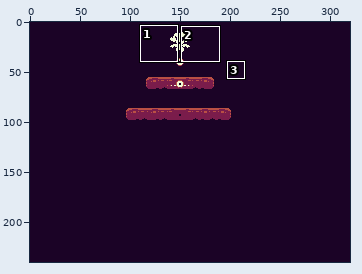
Pixel-art file: Assets/Sprites/Main.aseprite. The picture above shows the old version from afar; the outline marks the close-up.
Close-up. Earlier state:
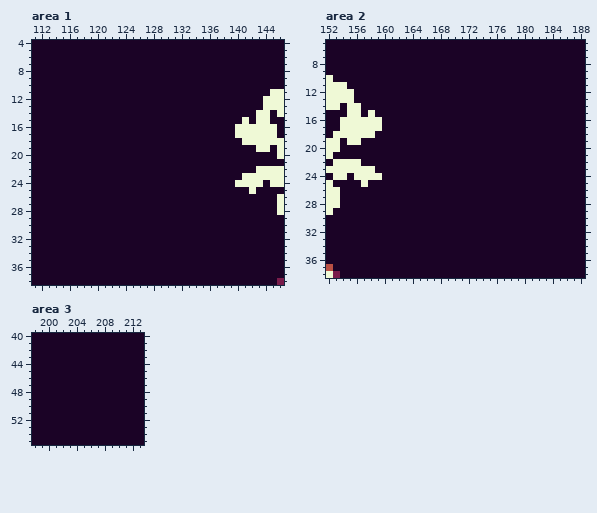
320x240 pixels, 1 frame. Shown: area 1: x 111..146, y 4..38; area 2: x 152..188, y 5..38; area 3: x 198..213, y 40..55.
Now the later version:
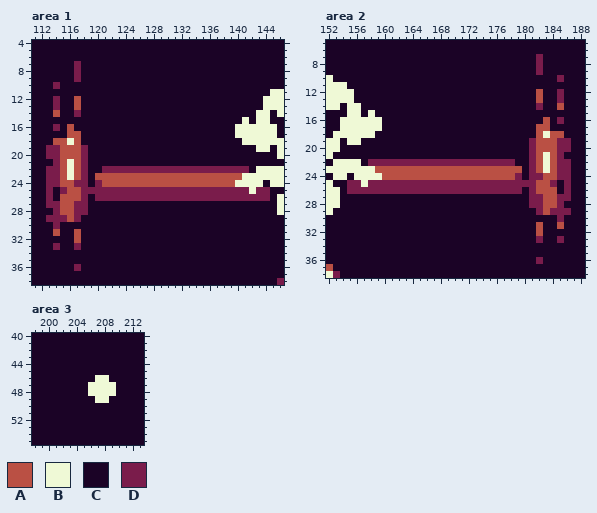
Palette (. is transparent): A #ba5044  B #eff9d6  C #1b0326  D #7a1c4b
What changed:
layer "Particle1" added
layer "ShootingRail" added
--- area 1, layer "ShootingRail"
@@ x 111..146 @@
  6 CCCCCCCCCCCCCCCCCCCCCCCCCCCCCCCCCCCC
- 7 CCCCCCCCCCCCCCCCCCCCCCCCCCCCCCCCCCCC
- 8 CCCCCCCCCCCCCCCCCCCCCCCCCCCCCCCCCCCC
- 9 CCCCCCCCCCCCCCCCCCCCCCCCCCCCCCCCCCCC
-10 CCCCCCCCCCCCCCCCCCCCCCCCCCCCCCCCCCCC
+ 7 CCCCCCDCCCCCCCCCCCCCCCCCCCCCCCCCCCCC
+ 8 CCCCCCDCCCCCCCCCCCCCCCCCCCCCCCCCCCCC
+ 9 CCCCCCDCCCCCCCCCCCCCCCCCCCCCCCCCCCCC
+10 CCCDCCCCCCCCCCCCCCCCCCCCCCCCCCCCCCCC
 11 CCCCCCCCCCCCCCCCCCCCCCCCCCCCCCCCCCBB
-12 CCCCCCCCCCCCCCCCCCCCCCCCCCCCCCCCCBBB
-13 CCCCCCCCCCCCCCCCCCCCCCCCCCCCCCCCCBBB
-14 CCCCCCCCCCCCCCCCCCCCCCCCCCCCCCCCBBCB
+12 CCCDCCACCCCCCCCCCCCCCCCCCCCCCCCCCBBB
+13 CCCDCCACCCCCCCCCCCCCCCCCCCCCCCCCCBBB
+14 CCCACCDCCCCCCCCCCCCCCCCCCCCCCCCCBBCB
 15 CCCCCCCCCCCCCCCCCCCCCCCCCCCCCCBCBBCC
-16 CCCCCCCCCCCCCCCCCCCCCCCCCCCCCBBBBBBC
-17 CCCCCCCCCCCCCCCCCCCCCCCCCCCCCBBBBBBC
-18 CCCCCCCCCCCCCCCCCCCCCCCCCCCCCCBBBBBB
-19 CCCCCCCCCCCCCCCCCCCCCCCCCCCCCCCCBBCB
-20 CCCCCCCCCCCCCCCCCCCCCCCCCCCCCCCCCCCB
-21 CCCCCCCCCCCCCCCCCCCCCCCCCCCCCCCCCCCC
-22 CCCCCCCCCCCCCCCCCCCCCCCCCCCCCCCCBBBB
-23 CCCCCCCCCCCCCCCCCCCCCCCCCCCCCCBBBBBB
-24 CCCCCCCCCCCCCCCCCCCCCCCCCCCCCBBBBCBB
-25 CCCCCCCCCCCCCCCCCCCCCCCCCCCCCCCBCCCC
-26 CCCCCCCCCCCCCCCCCCCCCCCCCCCCCCCCCCCB
-27 CCCCCCCCCCCCCCCCCCCCCCCCCCCCCCCCCCCB
-28 CCCCCCCCCCCCCCCCCCCCCCCCCCCCCCCCCCCB
-29 CCCCCCCCCCCCCCCCCCCCCCCCCCCCCCCCCCCC
-30 CCCCCCCCCCCCCCCCCCCCCCCCCCCCCCCCCCCC
-31 CCCCCCCCCCCCCCCCCCCCCCCCCCCCCCCCCCCC
-32 CCCCCCCCCCCCCCCCCCCCCCCCCCCCCCCCCCCC
-33 CCCCCCCCCCCCCCCCCCCCCCCCCCCCCCCCCCCC
+16 CCCDCACCCCCCCCCCCCCCCCCCCCCCCBBBBBBC
+17 CCCCCAACCCCCCCCCCCCCCCCCCCCCCBBBBBBC
+18 CCCAABACCCCCCCCCCCCCCCCCCCCCCCBBBBBB
+19 CCDDAAADCCCCCCCCCCCCCCCCCCCCCCCCBBCB
+20 CCDDAAADCCCCCCCCCCCCCCCCCCCCCCCCCCCB
+21 CCCDABADCCCCCCCCCCCCCCCCCCCCCCCCCCCC
+22 CCDDABADCCDDDDDDDDDDDDDDDDDDDDDCBBBB
+23 CCDDABADCAAAAAAAAAAAAAAAAAAAAABBBBBB
+24 CCDDAADDCDAAAAAAAAAAAAAAAAAAABBBBCBB
+25 CCDCDAADDDDDDDDDDDDDDDDDDDDDDDDBDDCC
+26 CCDCAAADCDDDDDDDDDDDDDDDDDDDDDDDDDCB
+27 CCDDAADDCCCCCCCCCCCCCCCCCCCCCCCCCCCB
+28 CCCDAADDCCCCCCCCCCCCCCCCCCCCCCCCCCCB
+29 CCDDDADCCCCCCCCCCCCCCCCCCCCCCCCCCCCC
+30 CCCDCCCCCCCCCCCCCCCCCCCCCCCCCCCCCCCC
+31 CCCACCACCCCCCCCCCCCCCCCCCCCCCCCCCCCC
+32 CCCCCCACCCCCCCCCCCCCCCCCCCCCCCCCCCCC
+33 CCCDCCDCCCCCCCCCCCCCCCCCCCCCCCCCCCCC
 34 CCCCCCCCCCCCCCCCCCCCCCCCCCCCCCCCCCCC
 35 CCCCCCCCCCCCCCCCCCCCCCCCCCCCCCCCCCCC
-36 CCCCCCCCCCCCCCCCCCCCCCCCCCCCCCCCCCCC
+36 CCCCCCDCCCCCCCCCCCCCCCCCCCCCCCCCCCCC
 37 CCCCCCCCCCCCCCCCCCCCCCCCCCCCCCCCCCCC
--- area 2, layer "ShootingRail"
@@ x 152..188 @@
  6 CCCCCCCCCCCCCCCCCCCCCCCCCCCCCCCCCCCCC
- 7 CCCCCCCCCCCCCCCCCCCCCCCCCCCCCCCCCCCCC
- 8 CCCCCCCCCCCCCCCCCCCCCCCCCCCCCCCCCCCCC
- 9 CCCCCCCCCCCCCCCCCCCCCCCCCCCCCCCCCCCCC
-10 BCCCCCCCCCCCCCCCCCCCCCCCCCCCCCCCCCCCC
+ 7 CCCCCCCCCCCCCCCCCCCCCCCCCCCCCCDCCCCCC
+ 8 CCCCCCCCCCCCCCCCCCCCCCCCCCCCCCDCCCCCC
+ 9 CCCCCCCCCCCCCCCCCCCCCCCCCCCCCCDCCCCCC
+10 BCCCCCCCCCCCCCCCCCCCCCCCCCCCCCCCCDCCC
 11 BBBCCCCCCCCCCCCCCCCCCCCCCCCCCCCCCCCCC
-12 BBBBCCCCCCCCCCCCCCCCCCCCCCCCCCCCCCCCC
-13 BBBBCCCCCCCCCCCCCCCCCCCCCCCCCCCCCCCCC
-14 BBCBBCCCCCCCCCCCCCCCCCCCCCCCCCCCCCCCC
+12 BBBBCCCCCCCCCCCCCCCCCCCCCCCCCCACCDCCC
+13 BBBBCCCCCCCCCCCCCCCCCCCCCCCCCCACCDCCC
+14 BBCBBCCCCCCCCCCCCCCCCCCCCCCCCCDCCACCC
 15 CCCBBCBCCCCCCCCCCCCCCCCCCCCCCCCCCCCCC
-16 CCBBBBBBCCCCCCCCCCCCCCCCCCCCCCCCCCCCC
-17 CCBBBBBBCCCCCCCCCCCCCCCCCCCCCCCCCCCCC
-18 CBBBBBBCCCCCCCCCCCCCCCCCCCCCCCCCCCCCC
-19 BBCBBCCCCCCCCCCCCCCCCCCCCCCCCCCCCCCCC
-20 BBCCCCCCCCCCCCCCCCCCCCCCCCCCCCCCCCCCC
-21 BCCCCCCCCCCCCCCCCCCCCCCCCCCCCCCCCCCCC
-22 CBBBBCCCCCCCCCCCCCCCCCCCCCCCCCCCCCCCC
-23 BBBBBBBCCCCCCCCCCCCCCCCCCCCCCCCCCCCCC
-24 CBBCBBBBCCCCCCCCCCCCCCCCCCCCCCCCCCCCC
-25 BCCCCBCCCCCCCCCCCCCCCCCCCCCCCCCCCCCCC
-26 BBCCCCCCCCCCCCCCCCCCCCCCCCCCCCCCCCCCC
-27 BBCCCCCCCCCCCCCCCCCCCCCCCCCCCCCCCCCCC
-28 BBCCCCCCCCCCCCCCCCCCCCCCCCCCCCCCCCCCC
-29 BCCCCCCCCCCCCCCCCCCCCCCCCCCCCCCCCCCCC
-30 CCCCCCCCCCCCCCCCCCCCCCCCCCCCCCCCCCCCC
-31 CCCCCCCCCCCCCCCCCCCCCCCCCCCCCCCCCCCCC
-32 CCCCCCCCCCCCCCCCCCCCCCCCCCCCCCCCCCCCC
-33 CCCCCCCCCCCCCCCCCCCCCCCCCCCCCCCCCCCCC
+16 CCBBBBBBCCCCCCCCCCCCCCCCCCCCCCCACDCCC
+17 CCBBBBBBCCCCCCCCCCCCCCCCCCCCCCAACCCCC
+18 CBBBBBBCCCCCCCCCCCCCCCCCCCCCCCABAACCC
+19 BBCBBCCCCCCCCCCCCCCCCCCCCCCCCDAAADDCC
+20 BBCCCCCCCCCCCCCCCCCCCCCCCCCCCDAAADDCC
+21 BCCCCCCCCCCCCCCCCCCCCCCCCCCCCDABADCCC
+22 CBBBBCDDDDDDDDDDDDDDDDDDDDDCCDABADDCC
+23 BBBBBBBAAAAAAAAAAAAAAAAAAAAACDABADDCC
+24 CBBCBBBBAAAAAAAAAAAAAAAAAAADCDDAADDCC
+25 BCCDDBDDDDDDDDDDDDDDDDDDDDDDDDAADCDCC
+26 BBCDDDDDDDDDDDDDDDDDDDDDDDDDCDAAACDCC
+27 BBCCCCCCCCCCCCCCCCCCCCCCCCCCCDDAADDCC
+28 BBCCCCCCCCCCCCCCCCCCCCCCCCCCCDDAADCCC
+29 BCCCCCCCCCCCCCCCCCCCCCCCCCCCCCDADDDCC
+30 CCCCCCCCCCCCCCCCCCCCCCCCCCCCCCCCCDCCC
+31 CCCCCCCCCCCCCCCCCCCCCCCCCCCCCCACCACCC
+32 CCCCCCCCCCCCCCCCCCCCCCCCCCCCCCACCCCCC
+33 CCCCCCCCCCCCCCCCCCCCCCCCCCCCCCDCCDCCC
 34 CCCCCCCCCCCCCCCCCCCCCCCCCCCCCCCCCCCCC
 35 CCCCCCCCCCCCCCCCCCCCCCCCCCCCCCCCCCCCC
-36 CCCCCCCCCCCCCCCCCCCCCCCCCCCCCCCCCCCCC
+36 CCCCCCCCCCCCCCCCCCCCCCCCCCCCCCDCCCCCC
 37 ACCCCCCCCCCCCCCCCCCCCCCCCCCCCCCCCCCCC
--- area 3, layer "Particle1"
@@ x 204..211 @@
 45 CCCCCCCC
-46 CCCCCCCC
-47 CCCCCCCC
-48 CCCCCCCC
-49 CCCCCCCC
+46 CCCBBCCC
+47 CCBBBBCC
+48 CCBBBBCC
+49 CCCBBCCC
 50 CCCCCCCC
Boxes around the changes in both close-ups, in picture pixels (x1, y1, x2, y2):
changed: (46, 61, 270, 271)
changed: (347, 54, 571, 264)
changed: (88, 375, 116, 403)
